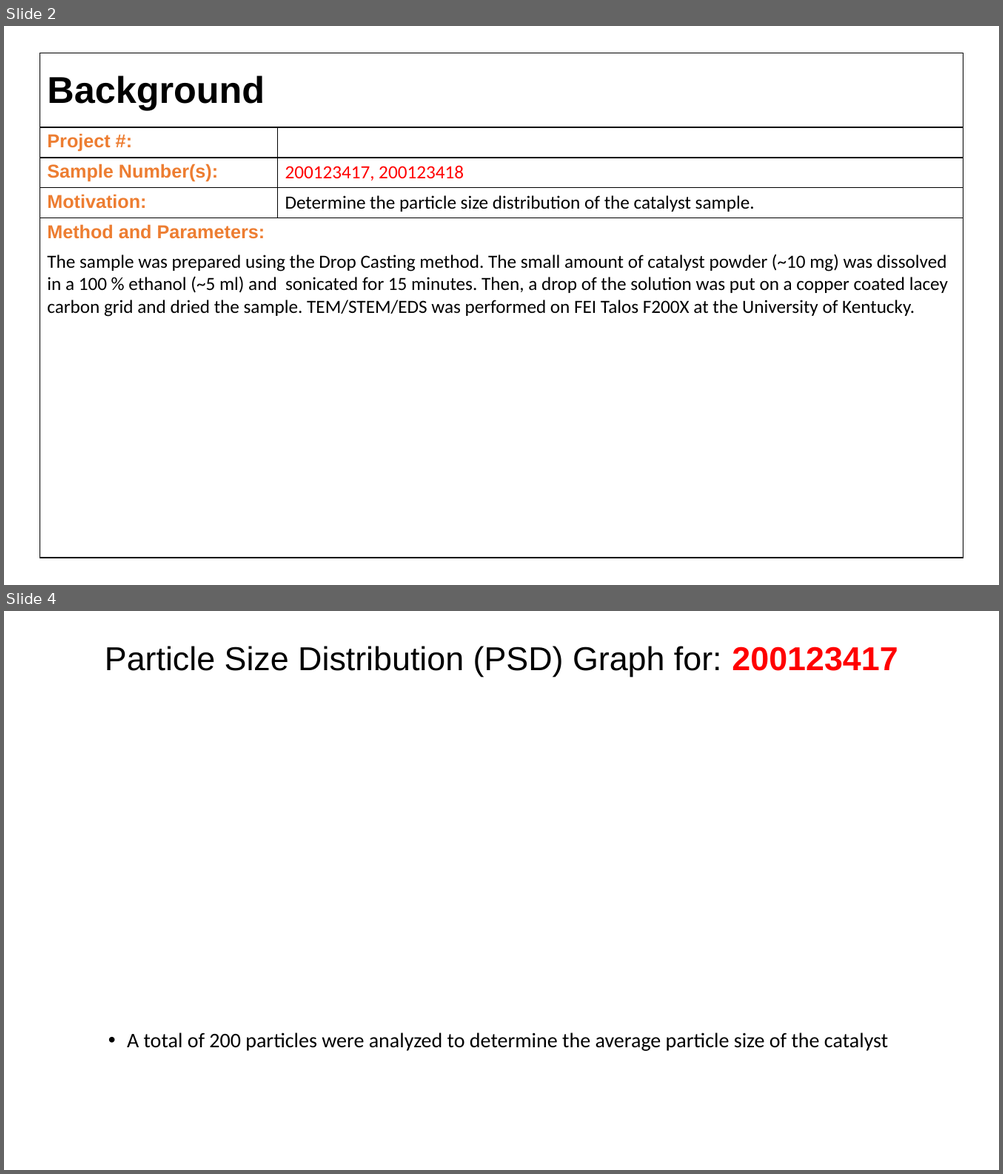
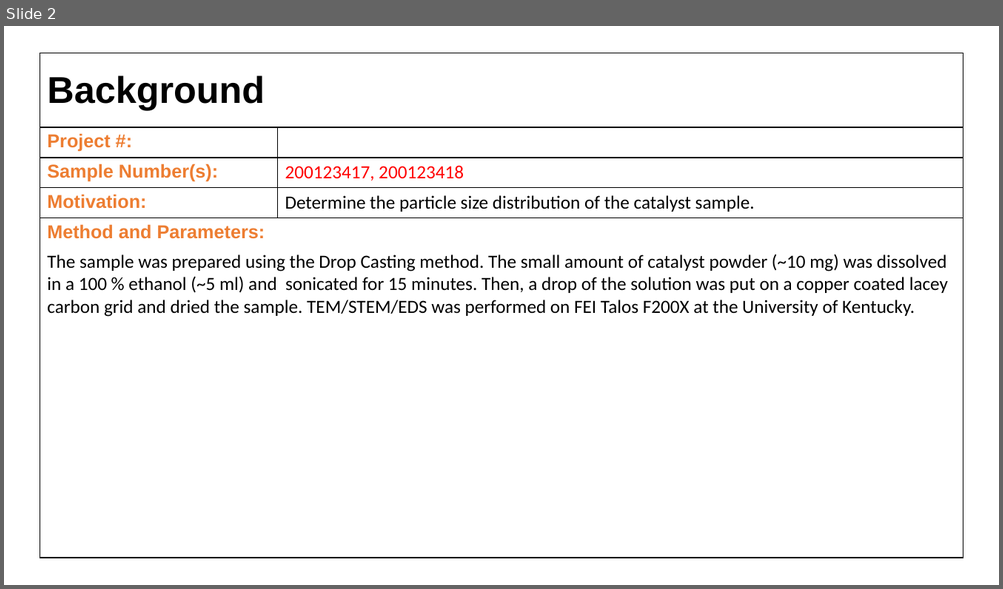
Before and after one commit to cvrl10/mini_project, a slide deck: 100040001/_100040001.pptx. Shown one above the other, each under a label of ours: slides 2 and 4 before the commit, slide 2 after it; the slides between them are not shown. The pictures are 1003x1174 and 1003x589 pixels, drawn with LibreOffice and Linux fonts; fonts in the diff are those of the drawing. Boxes give left, top, right and bottom in pixels: in the first picture for what was removed or moved away, otherwise in the second. Text is boxed around its words. In the diff, an @@ line names an element or a change of style, - is before the commit and + after.

```diff
--- a/100040001/_100040001.pptx
+++ b/100040001/_100040001.pptx
@@ slide 4 removed at (4,611,999,1170), background #FFFFFF @@
@@ title removed at (105,646,897,677) @@
-Particle Size Distribution (PSD) Graph for: 200123417
@@ text removed at (127,1033,888,1051) @@
-• A total of 200 particles were analyzed to determine the average particle size of the catalyst
```
Also in this commit, not shown: 5 slides changed, 2 slides added, 6 other slides removed, 33 other files.
